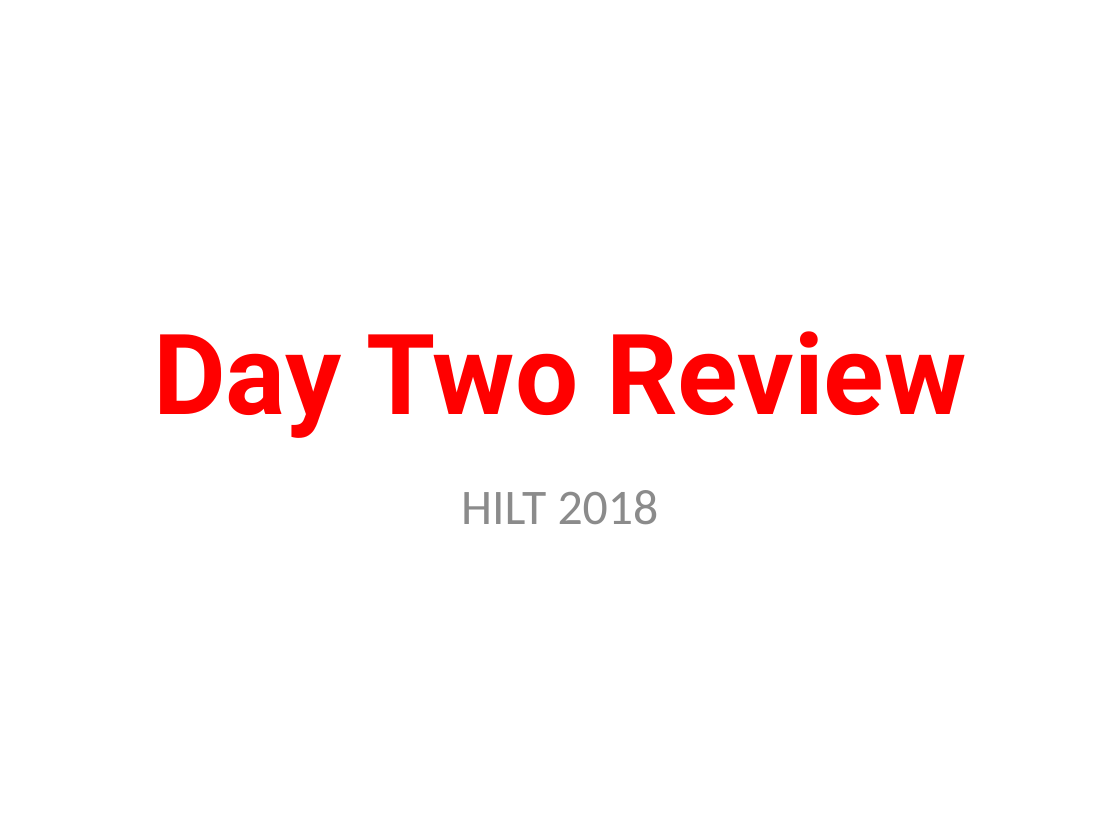
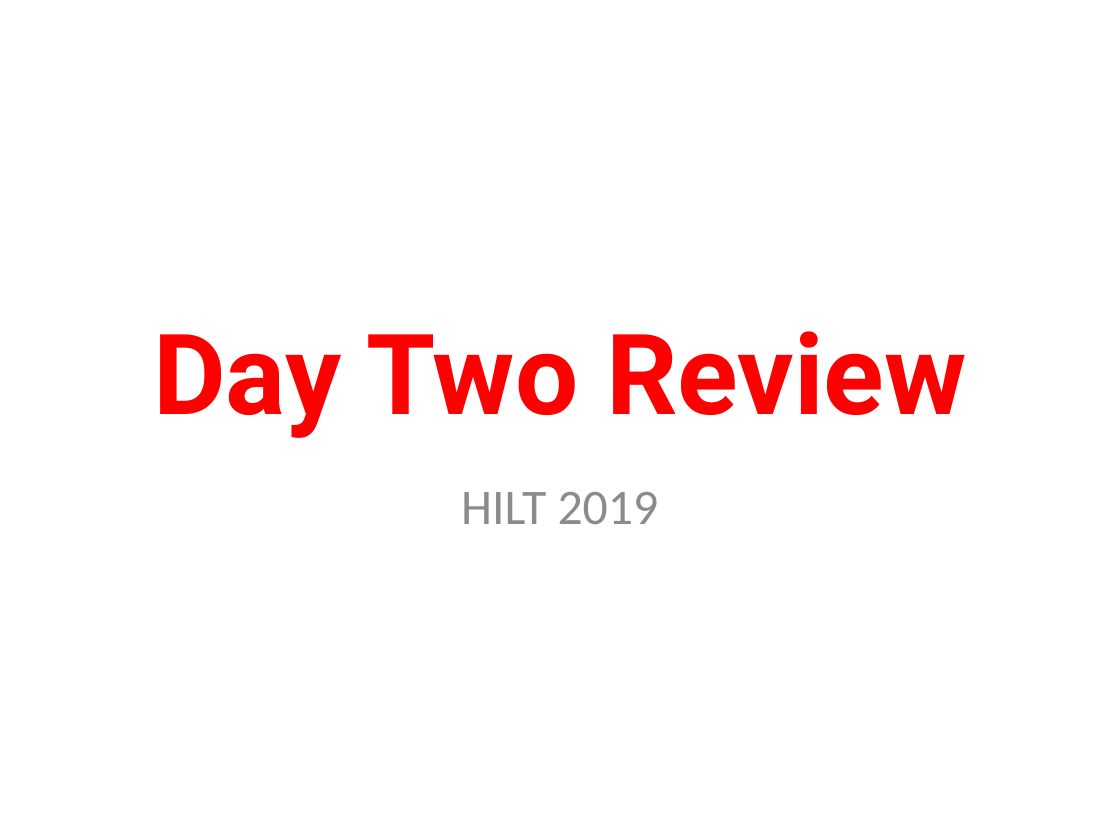
Before and after one commit to humanitiesprogramming/slides, a slide deck: slide 1 of 2019/python/day2-review.pptx. Drawn at 1120x840 pixels with LibreOffice and Linux fonts; fonts in the diff are those of the drawing. Boxes give left, top, right and bottom in pixels: in the first picture for what was removed or moved away, otherwise in the second. Text is boxed around its words. In the diff, an @@ line names an element or a change of style, - is before the commit and + after.

```diff
--- a/2019/python/day2-review.pptx
+++ b/2019/python/day2-review.pptx
@@ subtitle at (461, 492, 659, 524): text changed @@
-HILT 2018
+HILT 2019
```
Also in this commit, not shown: 1 other slide changed, 9 other files.
